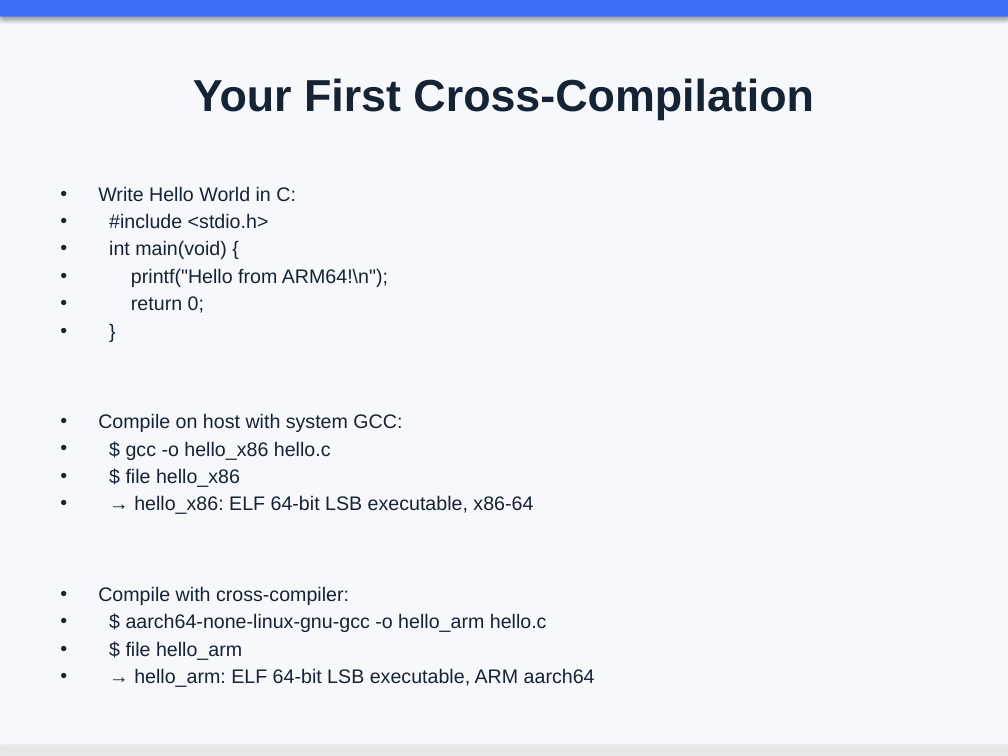
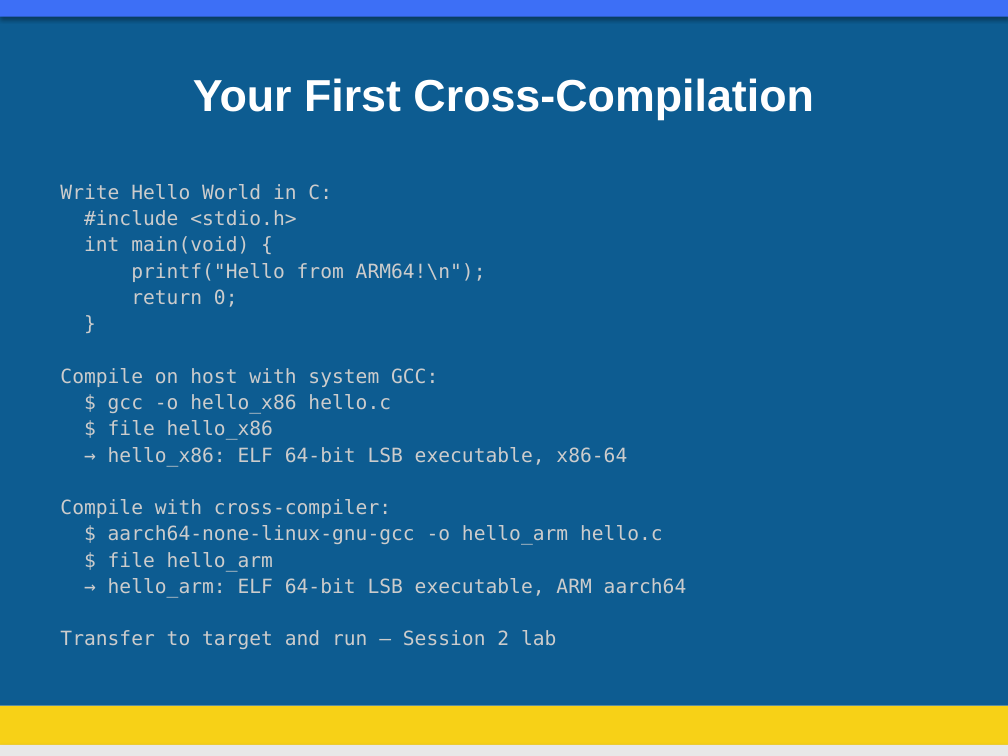
Before and after one commit to aircable/EmbeddedLinuxCourse, a slide deck: slide 21 of slides/01_Course.pptx (slide 20 before the commit). Drawn at 1008x756 pixels with LibreOffice and Linux fonts; fonts in the diff are those of the drawing; background and template pictures are left out. Boxes give left, top, right and bottom in pixels: in the first picture for what was removed or moved away, otherwise in the second. Text is boxed around its words. In the diff, an @@ line names an element or a change of style, - is before the commit and + after.

```diff
--- a/slides/01_Course.pptx
+++ b/slides/01_Course.pptx
@@ rectangle added at (0, 0, 1008, 706), fill #0D5C91 @@
@@ title "Your First Cross-Compilation" at (193, 78, 814, 120): text colour #152334 to #FFFFFF @@
@@ text "Write Hello World in C:" at (60, 184, 687, 649): font Arial to DejaVu Sans Mono, text colour #152334 to #CCCCCC; bullet • to none; line spacing 1 to 0.95; less space between paragraphs @@
@@ rectangle added at (0, 706, 1008, 756), fill #F7D117 @@
```
Also in this commit, not shown: 21 other slides changed, 1 slide added, 2 other files.
